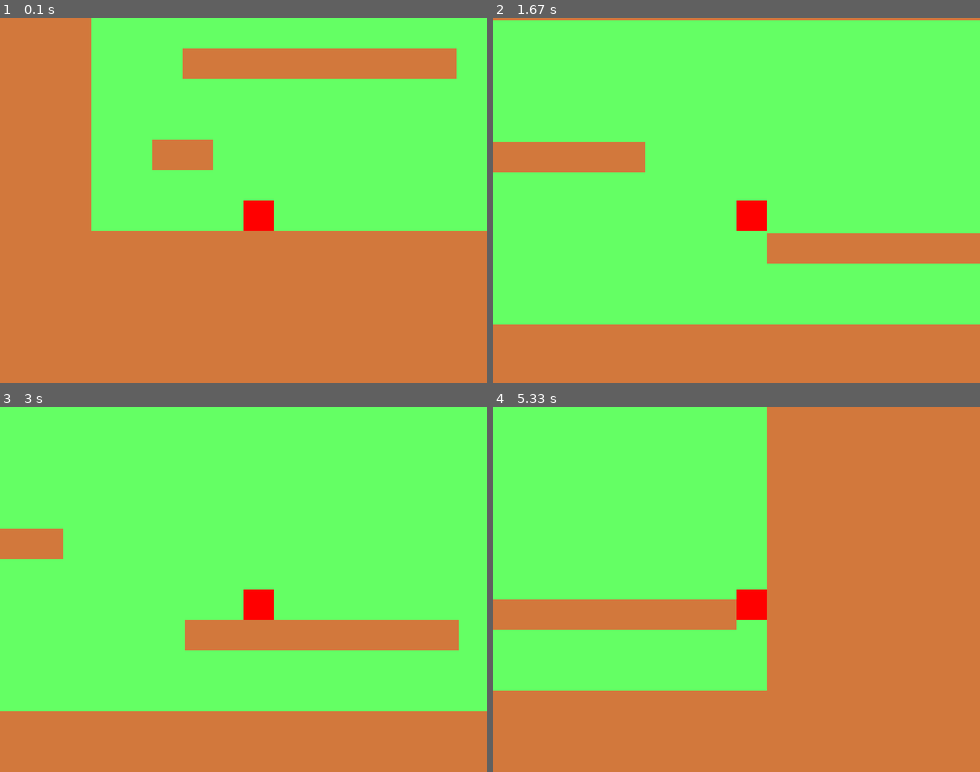
Above: before the commit, frames 1-4 (two rows, left to right).
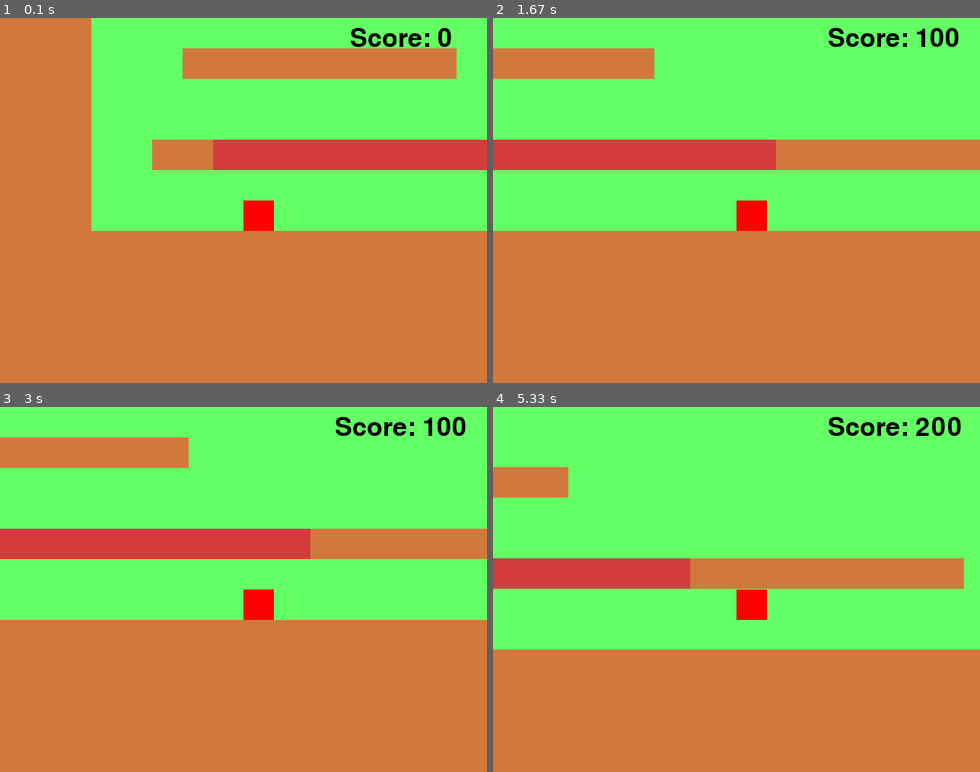
Above: after the commit, the same moments.

Repository: rhyllus/YLyceum_pygameProj
Game: pygame game, started from project_att1.py
Two runs of this game, one before a commit and one after it. Both use one fixed random seed, a clock stepped at 60 frames per second and the inputs below.
Inputs:
- Up to frame 1 (0.1 s): no input
- Up to frame 2 (1.67 s): hold Shift 0.33-0.8 s; hold Right 0.33-0.8 s; hold Right 0.83-1.3 s; hold Up 1.33-1.63 s
- Up to frame 3 (3 s): hold Right 1.67-2.13 s; hold Left 2.17-2.7 s; hold Left from 2.73 s (still down)
- Up to frame 4 (5.33 s): release Left at 3.13 s; hold Up 3.17-3.53 s; hold Right 3.57-4.2 s; hold Left 4.23-4.7 s; hold Right 4.73-5.2 s; hold Up from 5.23 s (still down)

The runs differ from the first frame. In frame 1, 5.2% of the frame differs, in the area x 43-100%, y 2-42%; in frame 2, 35%; in frame 3, 32%; in frame 4, 42%, in the area x 0-100%, y 0-78%.

Commit message:
main script updated

Diff:
--- a/player.py
+++ b/player.py
@@ -16,48 +16,62 @@
         self.rect = Rect(x, y, 40, 40)
         self.on_ground = False
 
-    def update(self, left, right):
+    def update(self, left, right, run):
         if left:
-            self.vel_x -= 0.2
+            self.vel_x -= 0.4
         if right:
-            self.vel_x += 0.2
+            self.vel_x += 0.4
         if not left and not right:
-            if self.vel_x <= 0.2:
-                for i in range(2):
+            if self.vel_x <= 0.4:
+                for i in range(4):
                     if self.vel_x <= 0:
-                        self.vel_x += 0.2
-            elif self.vel_x >= 0.2:
-                for i in range(2):
+                        self.vel_x += 0.4
+            elif self.vel_x >= 0.4:
+                for i in range(4):
                     if self.vel_x >= 0:
-                        self.vel_x -= 0.2
+                        self.vel_x -= 0.4
             else:
                 self.vel_x = 0
+        if self.vel_x > 7 and not run:
+            self.vel_x = 7
+        elif self.vel_x < -7 and not run:
+            self.vel_x = -7
+        elif self.vel_x > 10 and run:
+            self.vel_x = 10
+        elif self.vel_x < -10 and run:
+            self.vel_x = -10
         if not self.on_ground:
-            self.vel_y += 0.35
+            self.vel_y += 0.5
         else:
             self.vel_y = 0
 
-    def move(self, platforms):
+    def move(self, platforms, score):
         self.rect.y += self.vel_y
-        self.collision(0, self.vel_y, platforms)
+        platforms, score = self.collision(0, self.vel_y, platforms, score)
         self.rect.x += self.vel_x
-        self.collision(self.vel_x, 0, platforms)
+        platforms, score = self.collision(self.vel_x, 0, platforms, score)
+        return platforms, score
 
-    def collision(self, vel_x, vel_y, platforms):
+    def collision(self, vel_x, vel_y, platforms, score):
         for p in platforms:
-            if sprite.collide_rect(self, p):
+            if sprite.collide_rect(self, p[0]):
                 if vel_x > 0:
-                    self.rect.right = p.rect.left
+                    self.rect.right = p[0].rect.left
                     self.vel_x = 0
                 if vel_x < 0:
-                    self.rect.left = p.rect.right
+                    self.rect.left = p[0].rect.right
                     self.vel_x = 0
                 if vel_y > 0:
-                    self.rect.bottom = p.rect.top
+                    self.rect.bottom = p[0].rect.top
                     self.on_ground = True
                     self.vel_y = 0
                 if vel_y < 0:
-                    self.rect.top = p.rect.bottom
+                    self.rect.top = p[0].rect.bottom
                     self.vel_y = 0
+                if p[1] == 's' and vel_y < 0:
+                    if p[2] == 1:
+                        score += 100
+                        platforms[platforms.index(p)] = (p[0], p[1], 0)
             else:
                 self.on_ground = False
+        return platforms, score
--- a/project_att1.py
+++ b/project_att1.py
@@ -6,6 +6,7 @@
 window = pygame.display.set_mode(size_w)
 screen = pygame.Surface(size_lv)
 running = True
+pygame.init()
 
 
 class Platform(pygame.sprite.Sprite):
@@ -19,6 +20,17 @@
         self.rect = pygame.Rect(x, y, 40, 40)
 
 
+class CoinBox(pygame.sprite.Sprite):
+    def __init__(self, x, y, tile=None):
+        pygame.sprite.Sprite.__init__(self)
+        if tile is not None:
+            self.image = pygame.image.load(tile)
+        else:
+            self.image = pygame.Surface((40, 40))
+            self.image.fill((210, 60, 60))
+        self.rect = pygame.Rect(x, y, 40, 40)
+
+
 def build_stage(level):
     x = 0
     y = 0
@@ -26,14 +38,18 @@
         for j in i:
             if j == '1':
                 pl = Platform(x, y)
-                platforms.append(pl)
+                objects.append((pl, '1'))
+                entities.add(pl)
+            if j == 's':
+                pl = CoinBox(x, y)
+                objects.append((pl, 's', 1))
                 entities.add(pl)
             x += 40
         y += 40
         x = 0
 
 
-platforms = []
+objects = []
 level = ['1111111111111111111111111111111111111111',
          '1111111111111111111111111111111111111111',
          '111111..........................11111111',
@@ -43,7 +59,7 @@
          '111111...111111111..............11111111',
          '111111..........................11111111',
          '111111..........................11111111',
-         '111111..11............111111111.11111111',
+         '111111..11ssssssssssss111111111.11111111',
          '111111..........................11111111',
          '111111..........................11111111',
          '1111111111111111111111111111111111111111',
@@ -56,8 +72,10 @@
 player = Player(440, 440)
 entities = pygame.sprite.Group()
 entities.add(player)
+score = 0
+font = pygame.font.SysFont(None, 50)
 build_stage(level)
-left = right = jump = False
+left = right = jump = run = False
 clock = pygame.time.Clock()
 while running:
     for event in pygame.event.get():
@@ -68,23 +86,30 @@
                 left = True
             if event.key == pygame.K_RIGHT:
                 right = True
+            if event.key == 304:
+                run = True
             if event.key == pygame.K_UP:
-                a = abs(player.vel_y)
-                if abs(player.vel_y) in [0, 0.35, 0.7]:
-                    player.vel_y -= 10
+                if abs(player.vel_y) in [0, 0.5, 1]:
+                    player.vel_y -= 12
                     player.on_ground = False
         if event.type == pygame.KEYUP:
             if event.key == pygame.K_LEFT:
                 left = False
             if event.key == pygame.K_RIGHT:
                 right = False
+            if event.key == 304:
+                run = False
     screen.fill((100, 255, 100))
-    player.update(left, right)
-    player.move(platforms)
+    player.update(left, right, run)
+    objects, score = player.move(objects, score)
+    entities.draw(screen)
+    text_str = 'Score: {}'.format(score)
+    text = font.render(text_str, 1, (0, 0, 0))
+    text_x = player.rect.x + 150 - len(str(score)) * 10
+    text_y = player.rect.y - 230
+    screen.blit(text, (text_x, text_y))
+    window.blit(screen, (-player.rect.x + 320, -player.rect.y + 240))
     clock.tick(60)
-    entities.draw(screen)
-    window.blit(screen, (-player.rect.x + 320, -player.rect.y + 240))
     pygame.display.flip()
 
-pygame.init()
 pygame.quit()
